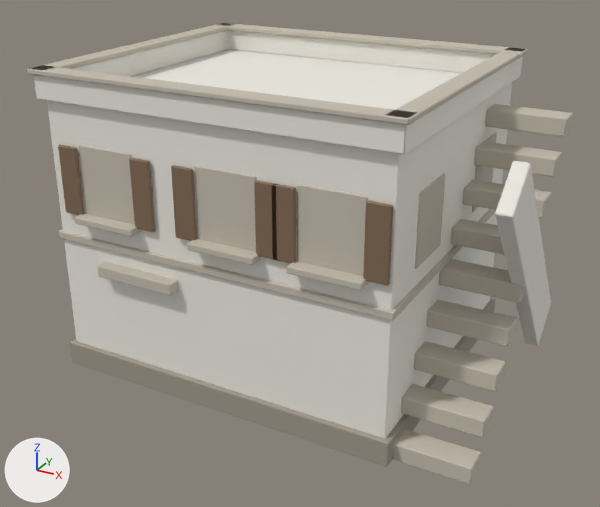
An edit to the glTF model assets/Production/Generated/MweziQuarter_V1/TC_ENV_StoneHouse_V1.glb, drawn before and after from the same camera.
Both versions are drawn from a 50 mm lens placed at (7.91, -14.05, 9.14), pointed at (0.46, -0.51, 2.37). Every picture has the same lights, and +X, +Y and +Z are marked at lower left. The first picture is the older version.

Script lines for the objects in view, before the commit:
```python
mat_tc_mat_houseshutter = principled_material('TC_MAT_HouseShutter')
mat_tc_mat_houseshutter.base_color = (0.224, 0.145, 0.0863)  # brown #826a53
mat_tc_mat_houseshutter.roughness = 0.62
me_cube = bpy.data.meshes.new('Cube')
me_cube.from_pydata(...)  # 1008 vertices, 1848 faces; spans x -3.7..5.08, y -3.27..3.2, z 0.0..6.16
# faces by material slot: [264, 44, 1012, 264, 264]
me_cube.materials.append(mat_tc_mat_houserender)  # white #eeebe2
me_cube.materials.append(mat_tc_mat_houseshadow)  # grey #a0998c
me_cube.materials.append(mat_tc_mat_housestone)  # light grey #c5bdae
me_cube.materials.append(mat_tc_mat_houseopening)  # dark grey #504d4b
me_cube.materials.append(mat_tc_mat_houseshutter)  # brown #826a53
ob_tc_env_stonehouse_v1 = bpy.data.objects.new('TC_ENV_StoneHouse_V1', me_cube)
ob_tc_env_stonehouse_v1.location = (0.0, 0.0, 0.0)
```
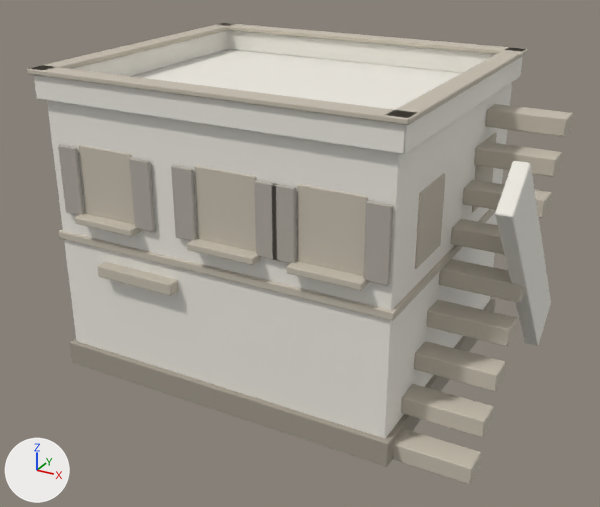
Where the change shows, as pixel boxes [x1, y1, x2, y2] in the pictures (600 x 507 px):
'TC_ENV_StoneHouse_V1', recoloured (brown to grey)
    both: [55, 142, 396, 288]

The edits, one by one:
Material 'TC_MAT_HouseShutter' (mat_tc_mat_houseshutter) changes colour from brown #826a53 to grey #b0aaa0; in linear values from (0.224, 0.145, 0.0863) to (0.435, 0.4, 0.353).
